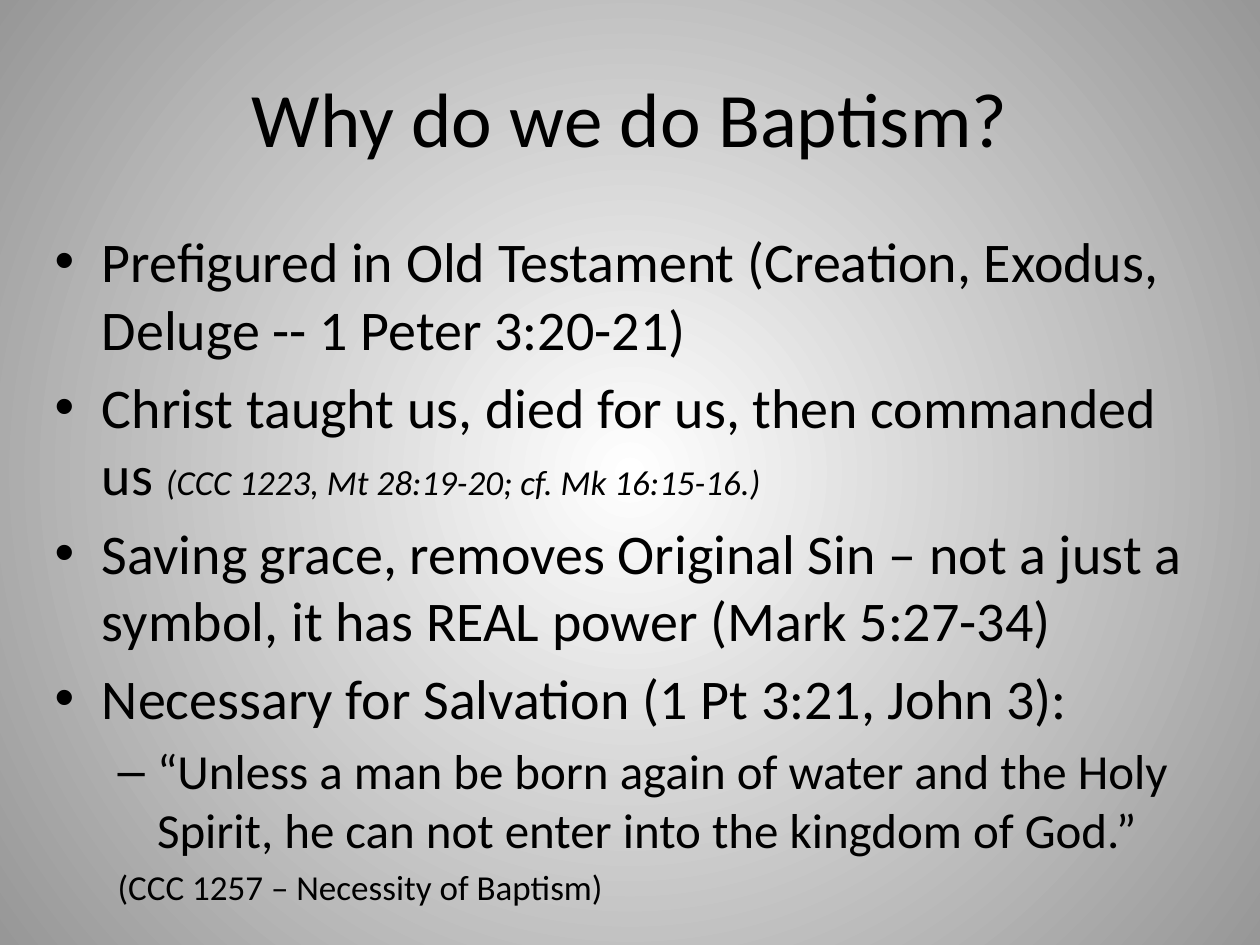
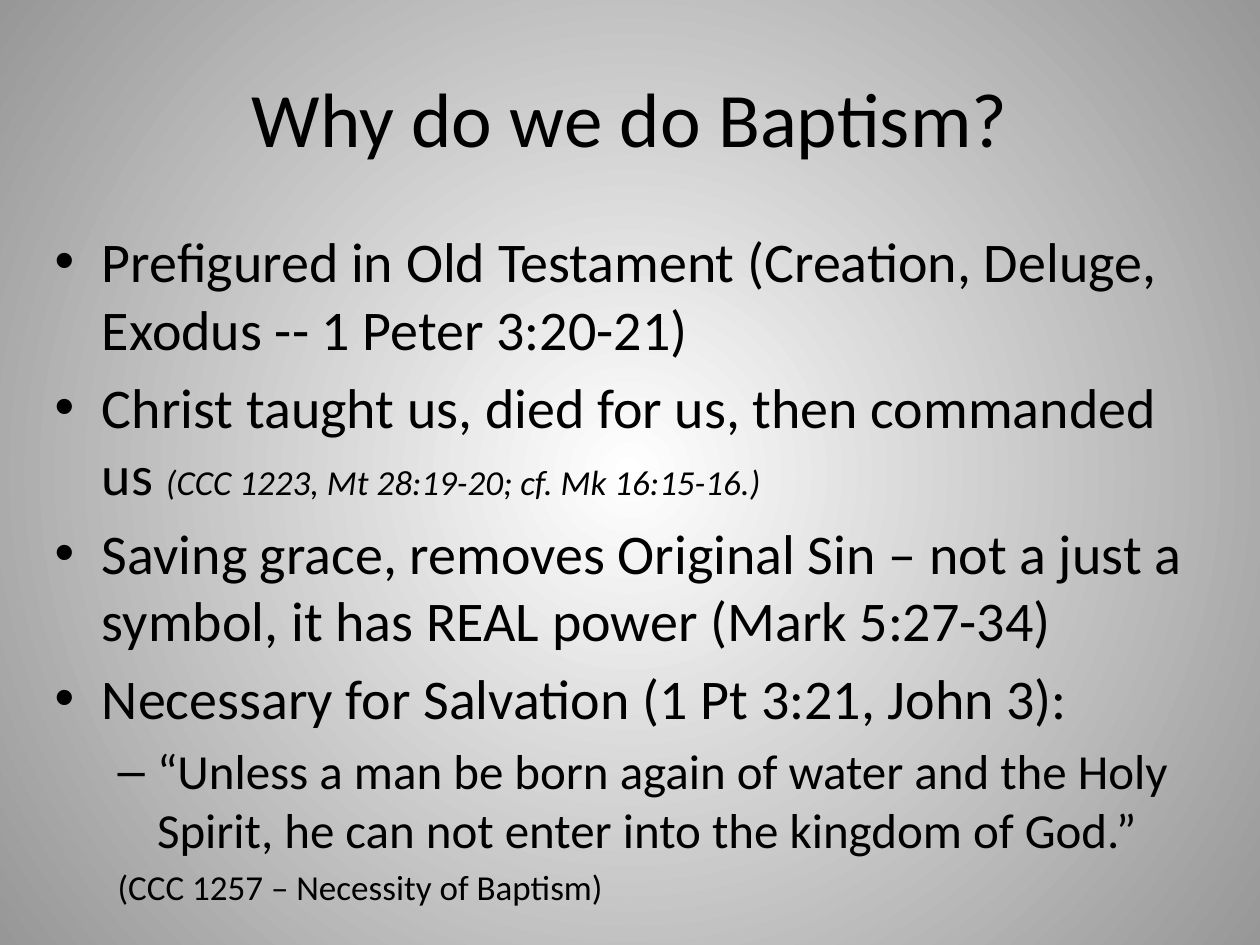
Before and after one commit to chadmyers/junkdrawer, a slide deck: slide 8 of baptismclass/Baptism.pptx. Drawn at 1260x945 pixels with LibreOffice and Linux fonts; fonts in the diff are those of the drawing. Boxes give left, top, right and bottom in pixels: in the first picture for what was removed or moved away, otherwise in the second. Text is boxed around its words. In the diff, an @@ line names an element or a change of style, - is before the commit and + after.

```diff
--- a/baptismclass/Baptism.pptx
+++ b/baptismclass/Baptism.pptx
@@ text at box(102, 241, 1156, 358): text changed @@
-• Prefigured in Old Testament (Creation, Exodus, Deluge -- 1 Peter 3:20-21)
+• Prefigured in Old Testament (Creation, Deluge, Exodus -- 1 Peter 3:20-21)
```
Also in this commit, not shown: 1 other slide changed, 9 other files.
